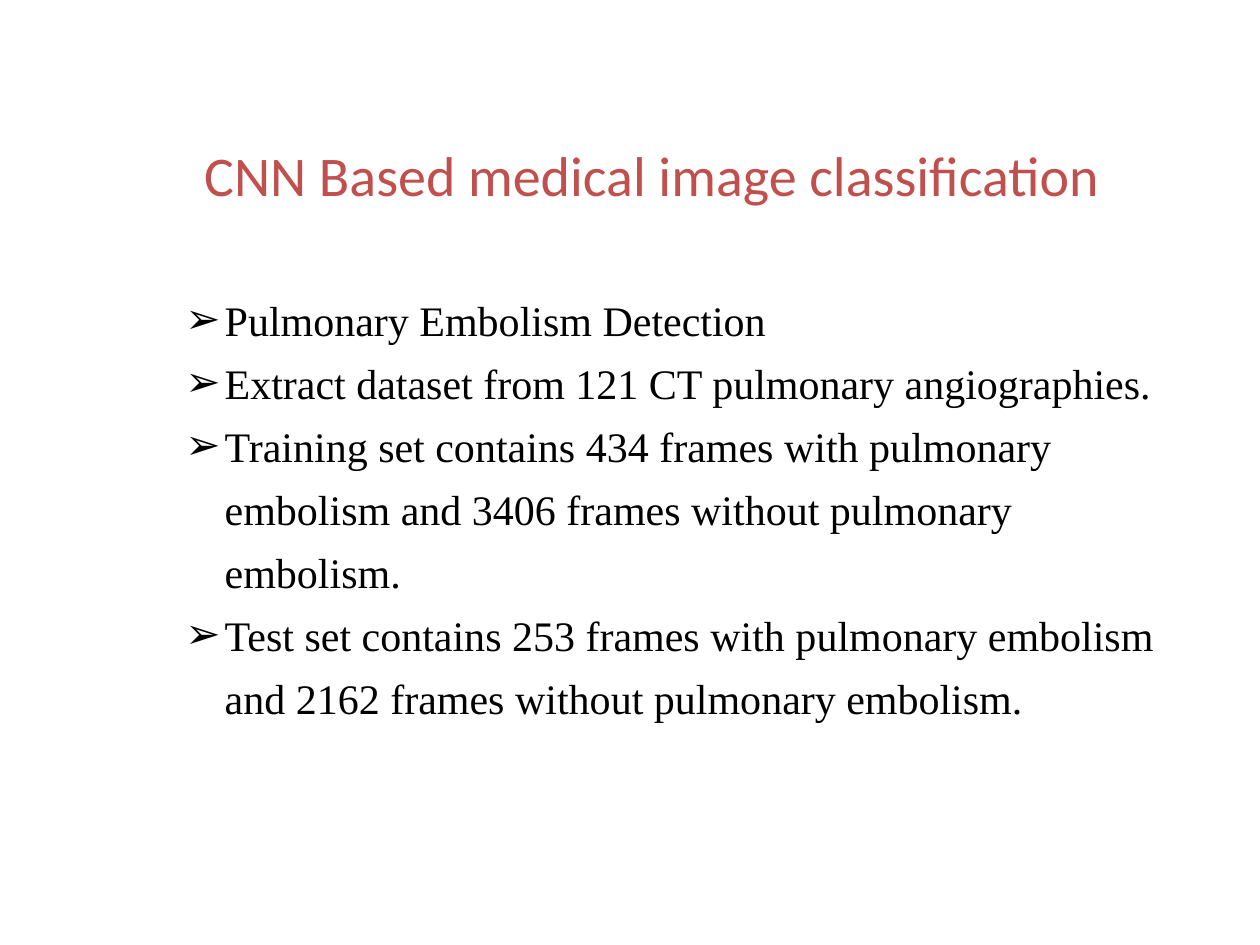
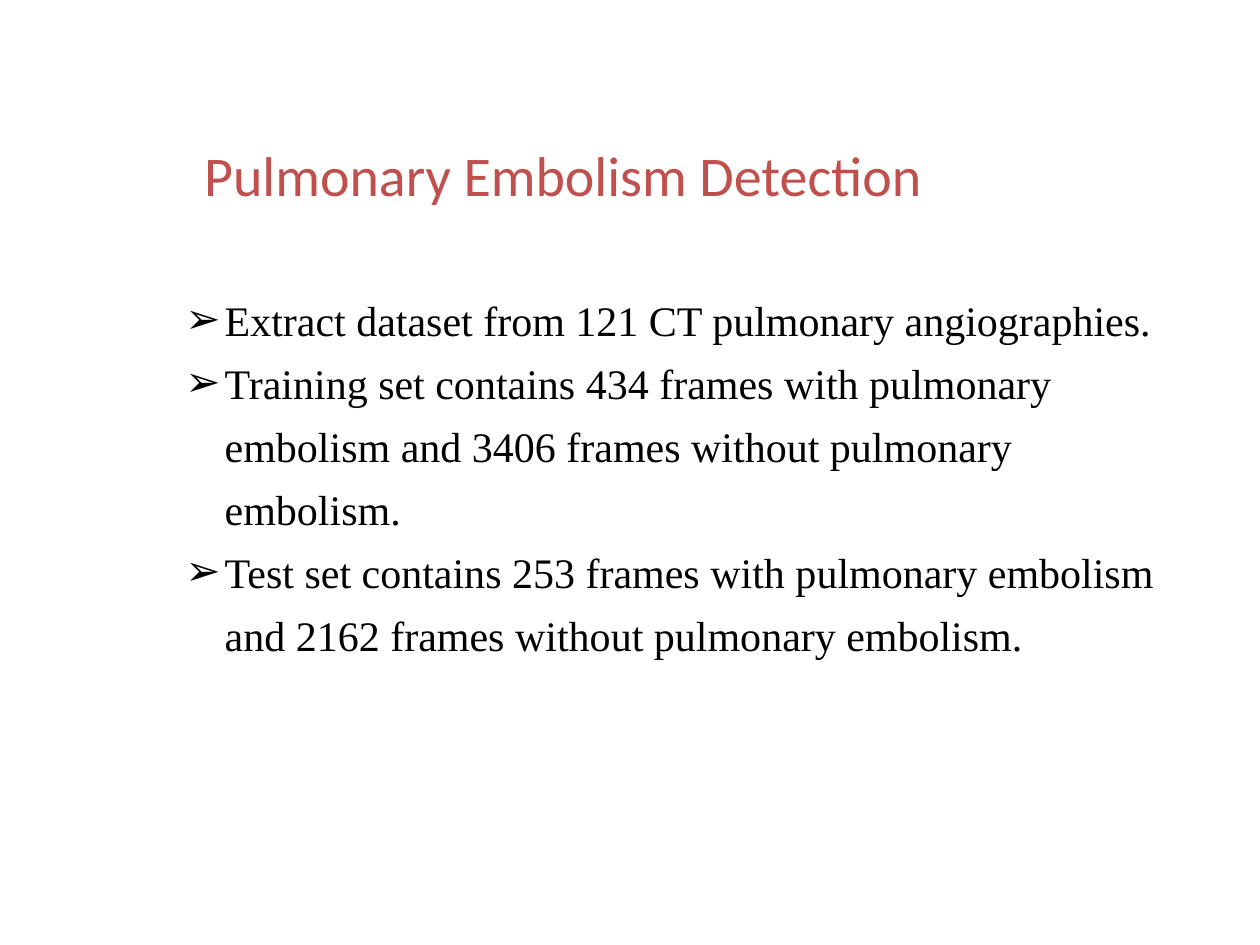
Before and after one commit to ttomchy/CV_2Project, a slide deck: slide 39 of presentation.pptx (slide 36 before the commit). Drawn at 1260x945 pixels with LibreOffice and Linux fonts; fonts in the diff are those of the drawing; background and template pictures are left out. Boxes give left, top, right and bottom in pixels: in the first picture for what was removed or moved away, otherwise in the second. Text is boxed around its words. In the diff, an @@ line names an element or a change of style, - is before the commit and + after.

```diff
--- a/presentation.pptx
+++ b/presentation.pptx
@@ text at <box>204,157,921,205</box>: text changed @@
-CNN Based medical image classification
+Pulmonary Embolism Detection
@@ text at <box>225,307,766,345</box>: paragraph removed @@
-➢ Pulmonary Embolism Detection
```
Also in this commit, not shown: 2 other slides changed, 5 slides added, 4 slides removed, 1 other file.
